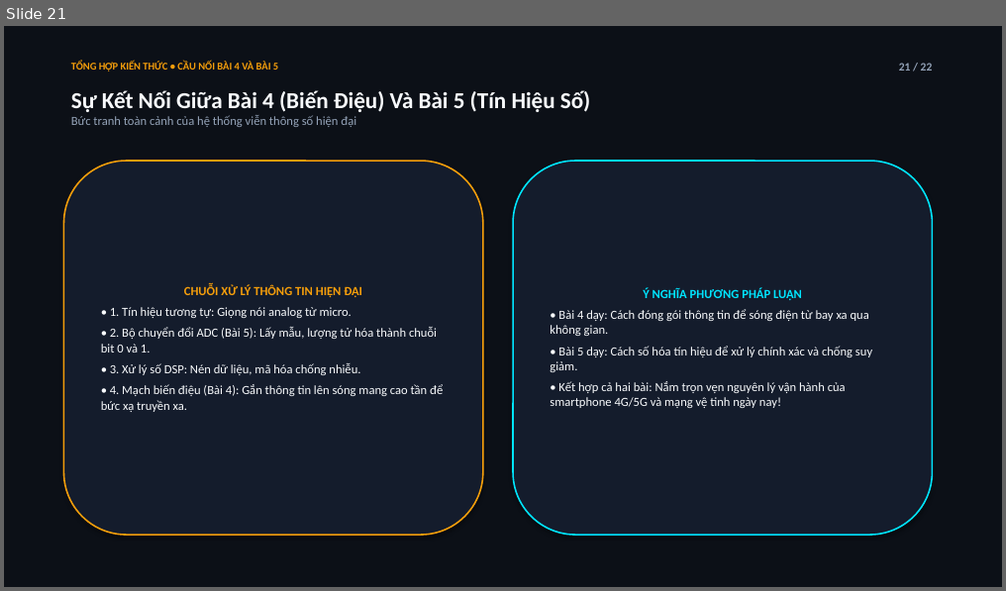
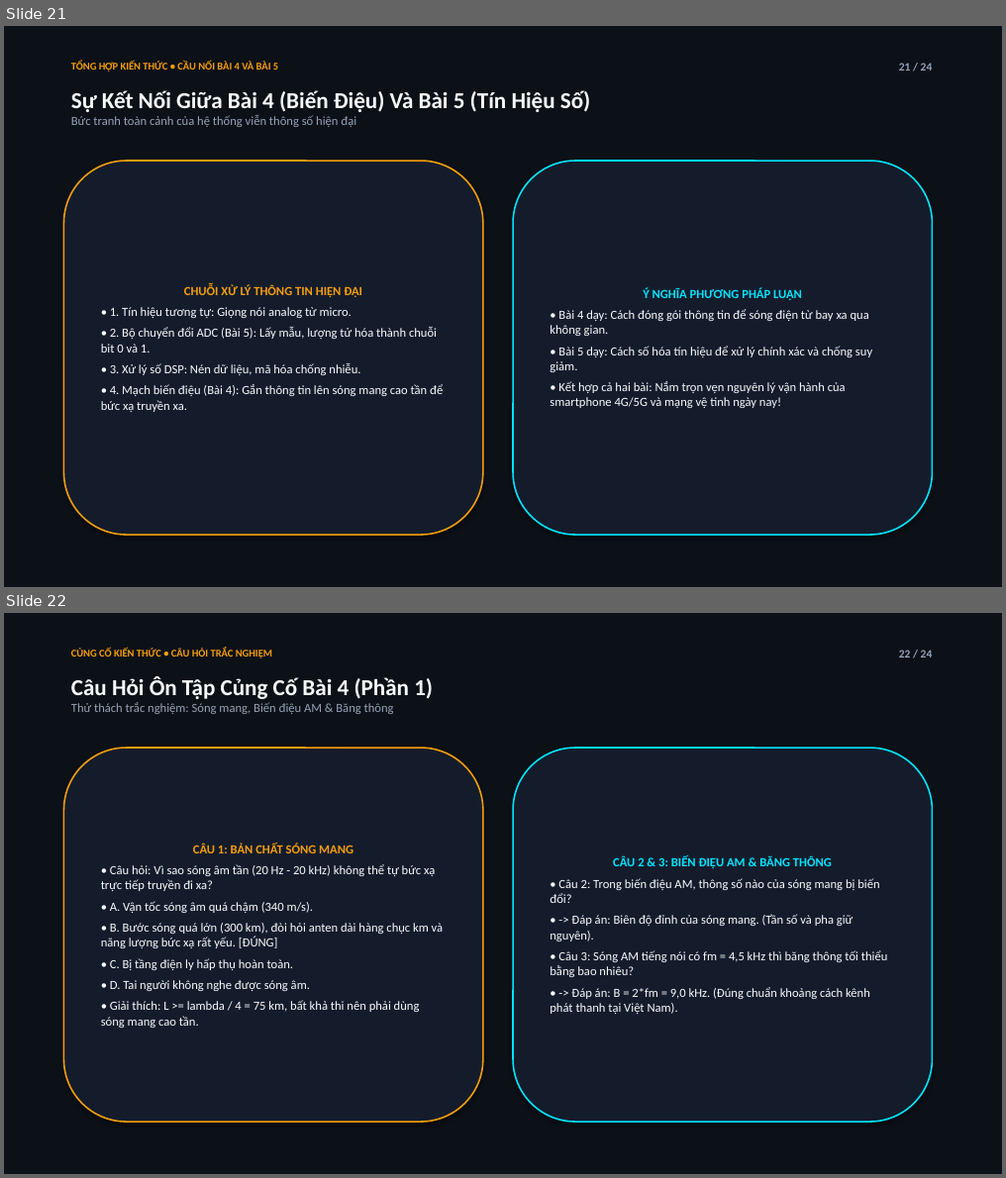
Before and after one commit to Harrylejin-1029/thuyet-trinh-vat-li-11, a slide deck: Bai4_BienDieu_VatLi11.pptx. Shown one above the other, each under a label of ours: slide 21 before the commit, slides 21 and 22 after it. The pictures are 1006x591 and 1006x1178 pixels, drawn with LibreOffice and Linux fonts; fonts in the diff are those of the drawing. Boxes give left, top, right and bottom in pixels: in the first picture for what was removed or moved away, otherwise in the second. Text is boxed around its words. In the diff, an @@ line names an element or a change of style, - is before the commit and + after.

```diff
--- a/Bai4_BienDieu_VatLi11.pptx
+++ b/Bai4_BienDieu_VatLi11.pptx
@@ slide 22 added at [4, 613, 1002, 1174], background #FFFFFF @@
@@ rectangle added at [4, 613, 1002, 1174], fill #0C1017 @@
@@ text added at [71, 648, 272, 659], 10 pt, text #F59E0B, bold @@
+CỦNG CỐ KIẾN THỨC • CÂU HỎI TRẮC NGHIỆM
@@ text added at [899, 650, 933, 658], 11 pt, text #94A3B8, bold @@
+22 / 24
@@ text added at [71, 676, 433, 714], 12 pt, text #94A3B8 @@
+Câu Hỏi Ôn Tập Củng Cố Bài 4 (Phần 1)
+Thử thách trắc nghiệm: Sóng mang, Biến điệu AM & Băng thông
@@ rounded rectangle added at [63, 748, 483, 1122], fill #141C2C, outline #F59E0B 1.5 pt, 12 pt, text #F8FAFC @@
+CÂU 1: BẢN CHẤT SÓNG MANG
+• Câu hỏi: Vì sao sóng âm tần (20 Hz - 20 kHz) không thể tự bức xạ trực tiếp truyền đi xa?
+• A. Vận tốc sóng âm quá chậm (340 m/s).
+• B. Bước sóng quá lớn (300 km), đòi hỏi anten dài hàng chục km và năng lượng bức xạ rất yếu. [ĐÚNG]
+• C. Bị tầng điện ly hấp thụ hoàn toàn.
+• D. Tai người không nghe được sóng âm.
+• Giải thích: L >= lambda / 4 = 75 km, bất khả thi nên phải dùng sóng mang cao tần.
@@ rounded rectangle added at [513, 748, 933, 1122], fill #141C2C, outline #00E5FF 1.5 pt, 12 pt, text #F8FAFC @@
+CÂU 2 & 3: BIẾN ĐIỆU AM & BĂNG THÔNG
+• Câu 2: Trong biến điệu AM, thông số nào của sóng mang bị biến đổi?
+• -> Đáp án: Biên độ đỉnh của sóng mang. (Tần số và pha giữ nguyên).
+• Câu 3: Sóng AM tiếng nói có fm = 4,5 kHz thì băng thông tối thiểu bằng bao nhiêu?
+• -> Đáp án: B = 2*fm = 9,0 kHz. (Đúng chuẩn khoảng cách kênh phát thanh tại Việt Nam).
@@ slide 21 changed as well @@
@@ text at [899, 63, 933, 71]: text changed @@
-21 / 22
+21 / 24
```
Also in this commit, not shown: 21 other slides changed, 1 other slide added, 13 other files.
